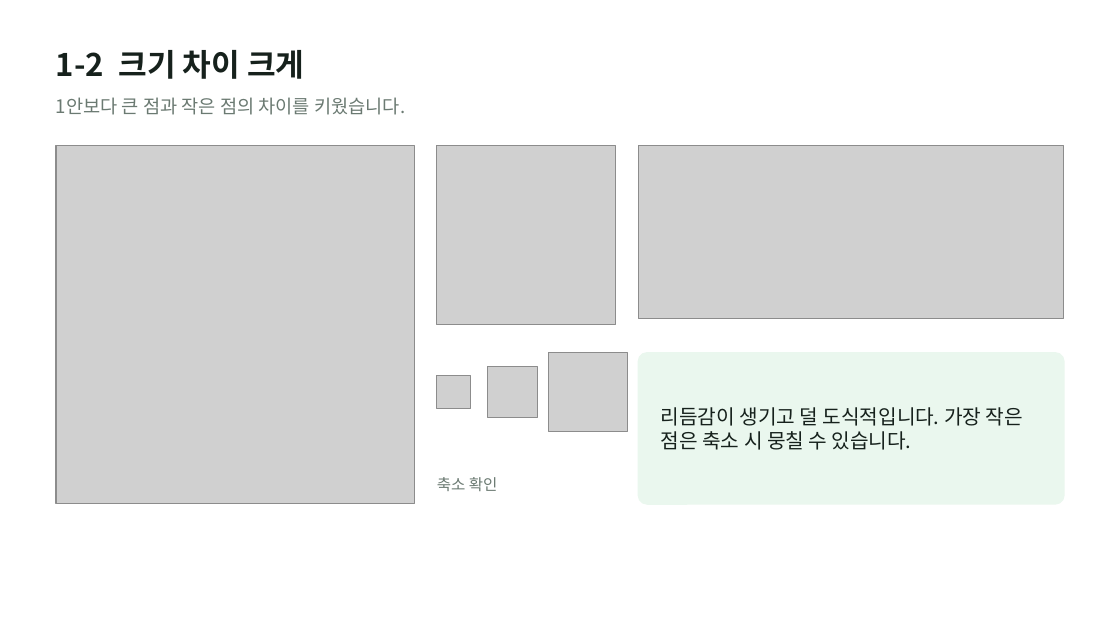
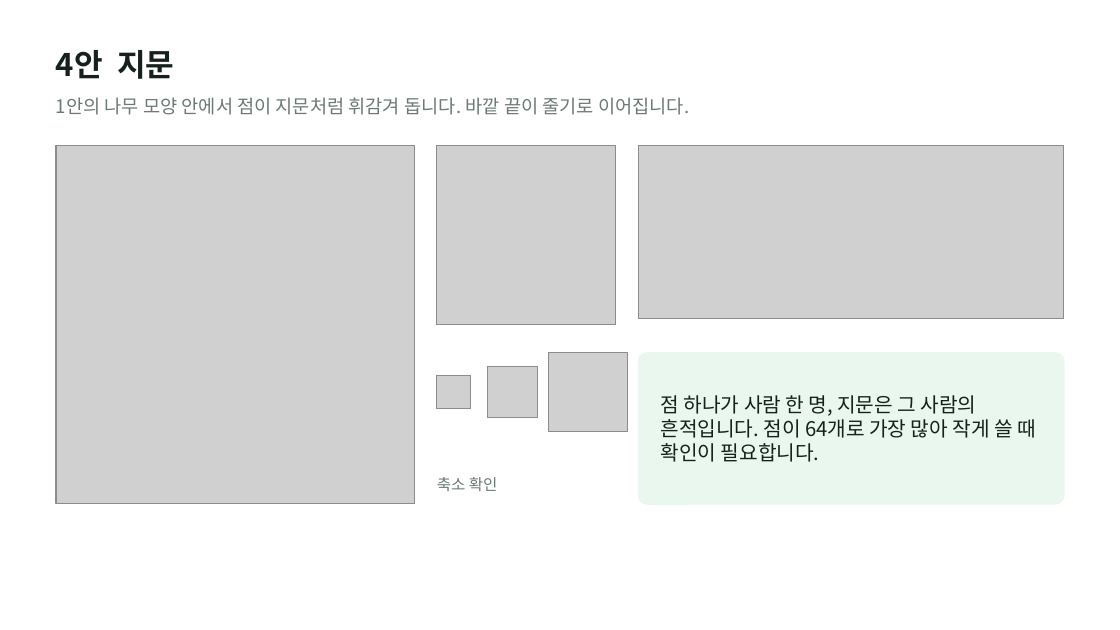
Before and after one commit to otterlee0208/otterlee, a slide deck: slide 7 of bi/zambia-variations-v3/plant-zambia-bi-variations-v3.pptx (slide 5 before the commit). Drawn at 1120x630 pixels with LibreOffice and Linux fonts; fonts in the diff are those of the drawing; grey boxes stand for pictures. Boxes give left, top, right and bottom in pixels: in the first picture for what was removed or moved away, otherwise in the second. Text is boxed around its words. In the diff, an @@ line names an element or a change of style, - is before the commit and + after.

```diff
--- a/bi/zambia-variations-v3/plant-zambia-bi-variations-v3.pptx
+++ b/bi/zambia-variations-v3/plant-zambia-bi-variations-v3.pptx
@@ text at (x1=56, y1=50, x2=174, y2=79): text changed @@
-1-2 크기 차이 크게
+4안 지문
@@ text at (x1=56, y1=97, x2=689, y2=115): text changed @@
-1안보다 큰 점과 작은 점의 차이를 키웠습니다.
+1안의 나무 모양 안에서 점이 지문처럼 휘감겨 돕니다. 바깥 끝이 줄기로 이어집니다.
@@ text at (x1=661, y1=395, x2=1036, y2=462): text changed @@
-리듬감이 생기고 덜 도식적입니다. 가장 작은 점은 축소 시 뭉칠 수 있습니다.
+점 하나가 사람 한 명, 지문은 그 사람의 흔적입니다. 점이 64개로 가장 많아 작게 쓸 때 확인이 필요합니다.
```
Also in this commit, not shown: 4 other slides changed, 2 slides added, 3 slides removed, 50 other files.
